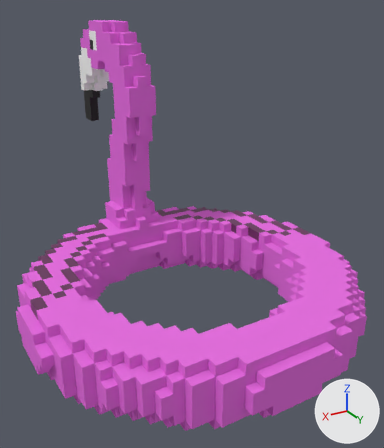
The Blender file Other Object/GameAsset4.blend: old version first, new version second.
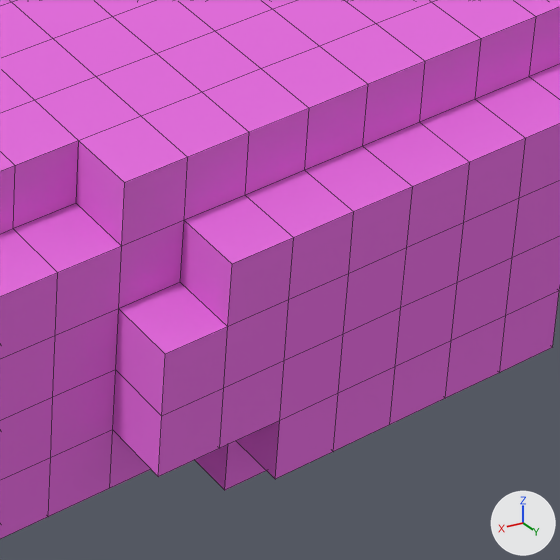
The first picture shows the older version from a camera (50 mm lens) standing at (2.54, 4.26, 2.01) and looking at (-0.1, -0.13, -0.19). The close-ups show both versions on the part from 58% to 84% of the width and 74% to 96% of the height of that picture; other places that the commit changed are outside them. The axes (+X, +Y, +Z) are drawn at lower right. The lights are the same throughout. The close-ups show mesh edges as thin lines.

Script lines for the objects in view, before the commit:
```python
me_cube_002 = bpy.data.meshes.new('Cube.002')
me_cube_002.from_pydata(...)  # 2954 vertices, 2954 faces; spans x -1.74..1.74, y -2.68..1.74, z -1.21..1.74
# faces by material slot: [2738, 80, 40, 96]
me_cube_002.materials.append(mat_material_002)  # pink #e771e1
me_cube_002.materials.append(mat_material)  # white #ffffff
me_cube_002.materials.append(mat_material_003)  # black #0f0f0f
me_cube_002.materials.append(mat_material_004)  # dark purple #69335f
# before: 2910 (0.16, 1.74, -0.89) at pixel (343, 334), 2913 (0.26, 1.74, -0.89) at pixel (284, 360), 2920 (0.16, 1.74, -0.79) at pixel (348, 273), 2922 (0.26, 1.74, -0.79) at pixel (288, 299)
ob_cube_002 = bpy.data.objects.new('Cube.002', me_cube_002)
ob_cube_002.location = (0.0, 0.0, 0.0)
```
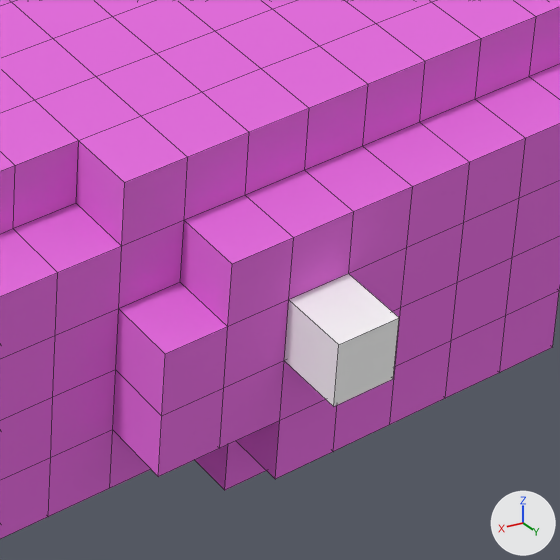
Location of each change, [x1, y1, x2, y2] in pixels of the close-ups (560 x 560 px):
part 1 of me_cube_002, built on: before [284, 274, 348, 361]; after [284, 274, 399, 407]

The change, as a diff of the scene's bpy script:
```diff
--- a/Other Object/GameAsset4.blend.py
+++ b/Other Object/GameAsset4.blend.py
@@ me_cube_002 @@
 me_cube_002.from_pydata(...)  # 2954 vertices, 2954 faces; spans x -1.74..1.74, y -2.68..1.74, z -1.21..1.74
 # used by ob_cube_002; location = (0.0, 0.0, 0.0)
 # verts and faces of me_cube_002; kept vertices keep their numbers, new ones are numbered from 2954
+# me_cube_002 part 1
+delete_faces([(2910, 2920, 2922, 2913)])
+for new, old in zip([*range(2958, 2962)], [2910, 2913, 2920, 2922]): verts[new] = verts[old] + (0.0, 0.1, 0.0)
+faces += [(2920, 2922, 2961, 2960), (2958, 2960, 2961, 2959), (2910, 2920, 2960, 2958), (2910, 2958, 2959, 2913), (2913, 2959, 2961, 2922)]  # mat_material (white #ffffff)
 me_cube_002.materials.append(mat_material_002)
```
